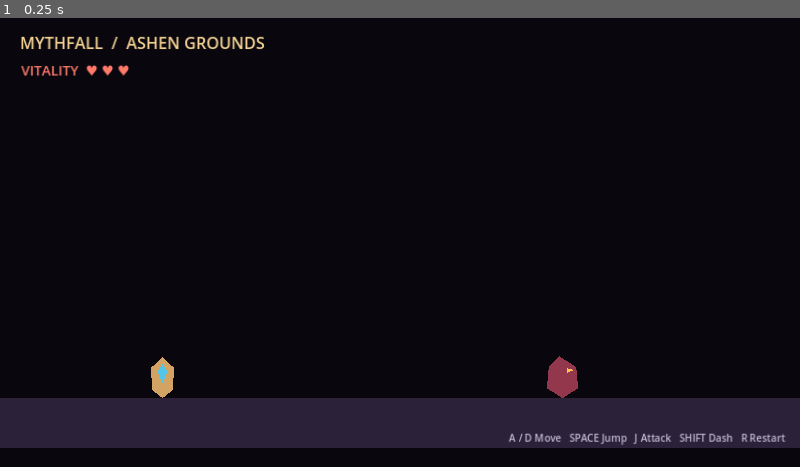
Above: before the commit, frame 1.
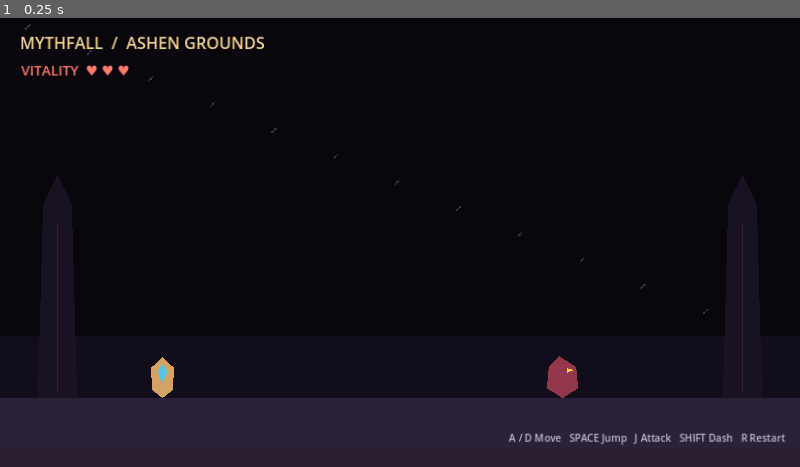
Above: after the commit, the same moment.

Repository: uzayr1001/Mythfall
Game: Godot game, scene res://scenes/arena.tscn
Two runs of this game, one before a commit and one after it. Both use one fixed random seed, a clock stepped at 60 frames per second and the inputs below.
Inputs:
- Up to frame 1 (0.25 s): no input

The runs differ from the first frame. In frame 1, 4.4% of the frame differs, in the area x 0-100%, y 1-100%.
Error in both runs: Invalid assignment of property or key 'visible' with value of type 'bool' on a base object of type 'null instance'. (res://scripts/player.gd:37)

Commit message:
Create wave survival loop and atmospheric arena presentation

Diff:
--- a/scripts/arena.gd
+++ b/scripts/arena.gd
@@ -1,13 +1,76 @@
 extends Node2D
 
-@onready var player = $Player
+const ENEMY_SCENE := preload("res://scenes/enemy.tscn")
+
+@onready var player: CharacterBody2D = $Player
 @onready var health_label: Label = $CanvasLayer/HUD/Health
 @onready var result_label: Label = $CanvasLayer/HUD/Result
+@onready var wave_label: Label = $CanvasLayer/HUD/Wave
+@onready var kills_label: Label = $CanvasLayer/HUD/Kills
+@onready var status_label: Label = $CanvasLayer/HUD/Status
+
+var wave := 1
+var kills := 0
+var changing_wave := false
 
 func _ready() -> void:
 	player.health_changed.connect(_on_health_changed)
 	player.player_died.connect(_on_player_died)
 	_on_health_changed(3, 3)
+	_update_run_hud()
+	for enemy in get_tree().get_nodes_in_group("enemy"):
+		_connect_enemy(enemy)
+	status_label.text = "THE ASH HOUNDS ARE DRAWN TO YOUR LIGHT"
+
+func _draw() -> void:
+	draw_rect(Rect2(0, 0, 1280, 720), Color(0.035, 0.025, 0.055, 1.0))
+	for i in range(92):
+		var x := fmod(float(i * 197 + 41), 1280.0)
+		var y := fmod(float(i * 83 + 19), 540.0)
+		var radius := 1.0 if i % 5 != 0 else 2.0
+		draw_circle(Vector2(x, y), radius, Color(0.72, 0.62, 0.76, 0.22))
+	draw_rect(Rect2(0, 510, 1280, 140), Color(0.075, 0.055, 0.105, 0.92))
+	draw_rect(Rect2(0, 632, 1280, 88), Color(0.17, 0.12, 0.20, 1.0))
+	draw_line(Vector2(0, 632), Vector2(1280, 632), Color(0.74, 0.39, 0.47, 0.8), 3.0)
+	for x in [92.0, 1188.0]:
+		draw_colored_polygon(PackedVector2Array([Vector2(x - 32, 632), Vector2(x - 23, 300), Vector2(x, 252), Vector2(x + 23, 300), Vector2(x + 32, 632)]), Color(0.11, 0.075, 0.14, 0.92))
+		draw_line(Vector2(x, 330), Vector2(x, 600), Color(0.45, 0.25, 0.42, 0.28), 2.0)
+	for x in range(40, 1280, 80):
+		draw_line(Vector2(x, 650), Vector2(x + 26, 650), Color(0.7, 0.42, 0.52, 0.18), 2.0)
+
+func _connect_enemy(enemy: Node) -> void:
+	if enemy.has_signal("died") and not enemy.died.is_connected(_on_enemy_died):
+		enemy.died.connect(_on_enemy_died)
+
+func _on_enemy_died() -> void:
+	kills += 1
+	_update_run_hud()
+	if get_tree().get_nodes_in_group("enemy").size() <= 1 and not changing_wave:
+		_advance_wave()
+
+func _advance_wave() -> void:
+	changing_wave = true
+	status_label.text = "AREA CLEARED  /  PREPARE FOR THE NEXT WAVE"
+	await get_tree().create_timer(1.45).timeout
+	if not is_instance_valid(self) or player.dead:
+		return
+	wave += 1
+	_update_run_hud()
+	status_label.text = "WAVE %02d  /  THE HUNT CONTINUES" % wave
+	var enemy_count := mini(1 + wave, 4)
+	for index in range(enemy_count):
+		var enemy := ENEMY_SCENE.instantiate()
+		var spawn_x := 170.0 if index % 2 == 0 else 1110.0
+		if enemy_count > 2 and index >= 2:
+			spawn_x = 360.0 if index == 2 else 920.0
+		enemy.position = Vector2(spawn_x, 570)
+		add_child(enemy)
+		_connect_enemy(enemy)
+	changing_wave = false
+
+func _update_run_hud() -> void:
+	wave_label.text = "WAVE  %02d" % wave
+	kills_label.text = "KILLS  %03d" % kills
 
 func _on_health_changed(current_health: int, max_health: int) -> void:
 	var hearts := ""
@@ -16,4 +79,5 @@
 	health_label.text = "VITALITY  " + hearts.strip_edges()
 
 func _on_player_died() -> void:
-	result_label.text = "FALLEN IN THE ASHEN GROUNDS\nPress R to rise again"
+	result_label.text = "FALLEN IN THE ASHEN GROUNDS\nWAVE %02d   /   %03d KILLS\nPRESS R TO RISE AGAIN" % [wave, kills]
+	status_label.text = "THE ASHEN GROUNDS CLAIM ANOTHER SOUL"
